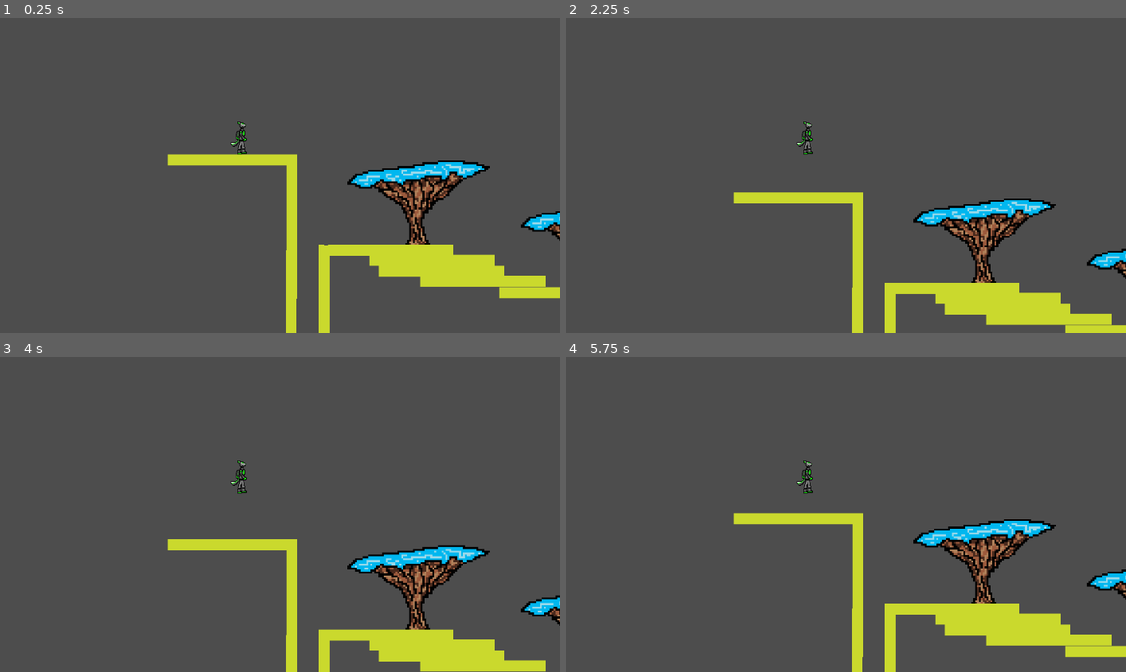
Above: before the commit, frames 1-4 (two rows, left to right).
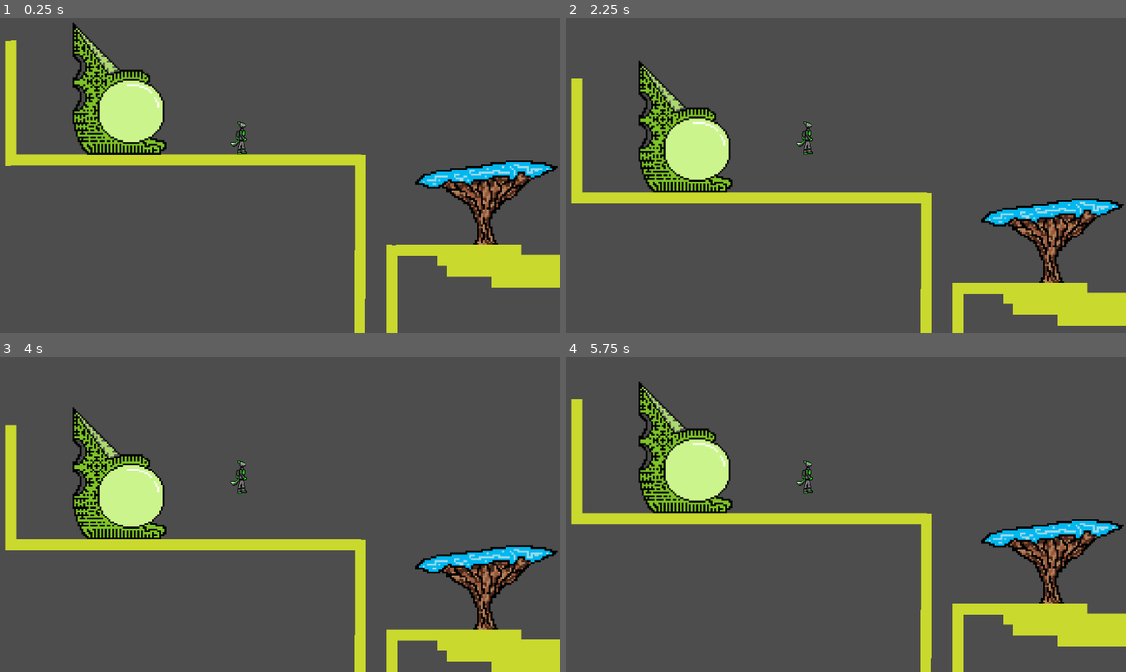
Above: after the commit, the same moments.

Repository: darbysheridan/Teegarden-C
Game: Godot game, scene res://world.tscn
Two runs of this game, one before a commit and one after it. Both use one fixed random seed, a clock stepped at 60 frames per second and the inputs below.
Inputs:
- Up to frame 1 (0.25 s): no input
- Up to frame 2 (2.25 s): tap Enter at 0.5 s; tap Space at 2 s
- Up to frame 3 (4 s): tap Enter at 3.5 s
- Up to frame 4 (5.75 s): tap Space at 5 s

The runs differ from the first frame. In frame 1, 18% of the frame differs, in the area x 0-100%, y 1-100%; in frame 2, 16%; in frame 3, 16%; in frame 4, 17%.

Commit message:
ggg
tttt

Diff:
--- /dev/null
+++ b/teegarden-c/ship.tscn
@@ -0,0 +1,18 @@
+[gd_scene load_steps=3 format=3 uid="uid://btde1roxxet3g"]
+
+[ext_resource type="Texture2D" uid="uid://chg4hl4lo1g7e" path="res://pixil-frame-0 (4).png" id="1_l3rv8"]
+
+[sub_resource type="RectangleShape2D" id="RectangleShape2D_4cq66"]
+size = Vector2(171.5, 240.5)
+
+[node name="StaticBody2D" type="StaticBody2D"]
+
+[node name="Sprite2D" type="Sprite2D" parent="."]
+texture_filter = 1
+position = Vector2(173.5, 170)
+scale = Vector2(3.2700002, 3.2800002)
+texture = ExtResource("1_l3rv8")
+
+[node name="CollisionShape2D" type="CollisionShape2D" parent="."]
+position = Vector2(115.25, 138.75)
+shape = SubResource("RectangleShape2D_4cq66")
--- a/teegarden-c/world.tscn
+++ b/teegarden-c/world.tscn
@@ -1,10 +1,11 @@
-[gd_scene load_steps=6 format=3 uid="uid://dxrvdi2iemn0r"]
+[gd_scene load_steps=7 format=3 uid="uid://dxrvdi2iemn0r"]
 
 [ext_resource type="PackedScene" uid="uid://d0omxfhnibbpp" path="res://Player.tscn" id="1_f3sb7"]
 [ext_resource type="PackedScene" uid="uid://evy0e7jivbae" path="res://platform.tscn" id="1_fj7yv"]
 [ext_resource type="PackedScene" uid="uid://ct5nlu2bm88ev" path="res://tree.tscn" id="3_tlwt5"]
 [ext_resource type="PackedScene" uid="uid://buftqvlp16pqs" path="res://rock_2d.tscn" id="4_aqk2v"]
 [ext_resource type="PackedScene" uid="uid://bt0tnvh2l4iuo" path="res://seedling.tscn" id="5_036b0"]
+[ext_resource type="PackedScene" uid="uid://btde1roxxet3g" path="res://ship.tscn" id="6_dwbse"]
 
 [node name="World" type="Node2D"]
 
@@ -29,7 +30,7 @@
 position = Vector2(1311, 183)
 
 [node name="CharacterBody2D" parent="." instance=ExtResource("1_f3sb7")]
-position = Vector2(-236, 88)
+position = Vector2(-359, 90)
 
 [node name="StaticBody2D3" parent="." instance=ExtResource("3_tlwt5")]
 position = Vector2(-9, 163)
@@ -50,7 +51,7 @@
 position = Vector2(126, 302)
 
 [node name="StaticBody2D7" parent="." instance=ExtResource("1_fj7yv")]
-position = Vector2(201, 320)
+position = Vector2(207, 322)
 
 [node name="StaticBody2D8" parent="." instance=ExtResource("1_fj7yv")]
 position = Vector2(344, 341)
@@ -60,7 +61,7 @@
 rotation = -1.5684475
 
 [node name="StaticBody2D11" parent="." instance=ExtResource("1_fj7yv")]
-position = Vector2(-146, 308)
+position = Vector2(-145, 309.00003)
 rotation = -1.5684475
 scale = Vector2(1.9176979, 0.96037674)
 
@@ -91,3 +92,122 @@
 
 [node name="StaticBody2D17" parent="." instance=ExtResource("1_fj7yv")]
 position = Vector2(1393, 284)
+
+[node name="StaticBody2D20" parent="." instance=ExtResource("1_fj7yv")]
+position = Vector2(1620, 284)
+
+[node name="StaticBody2D21" parent="." instance=ExtResource("1_fj7yv")]
+position = Vector2(1845, 284)
+
+[node name="StaticBody2D22" parent="." instance=ExtResource("5_036b0")]
+position = Vector2(1614, 162)
+
+[node name="Area2D5" parent="." instance=ExtResource("4_aqk2v")]
+position = Vector2(1752, 266)
+scale = Vector2(-0.82407236, 3.3698657)
+
+[node name="Area2D6" parent="." instance=ExtResource("4_aqk2v")]
+position = Vector2(1817, 270)
+scale = Vector2(1, 1.5200024)
+
+[node name="StaticBody2D23" parent="." instance=ExtResource("5_036b0")]
+position = Vector2(1774, 95.999985)
+scale = Vector2(1, 1.5999975)
+
+[node name="Area2D7" parent="." instance=ExtResource("4_aqk2v")]
+position = Vector2(1948, 270)
+
+[node name="StaticBody2D24" parent="." instance=ExtResource("1_fj7yv")]
+position = Vector2(1926, 301)
+
+[node name="StaticBody2D25" parent="." instance=ExtResource("1_fj7yv")]
+position = Vector2(1761, 284)
+
+[node name="StaticBody2D26" parent="." instance=ExtResource("1_fj7yv")]
+position = Vector2(2032, 321)
+
+[node name="StaticBody2D27" parent="." instance=ExtResource("1_fj7yv")]
+position = Vector2(2050, 341)
+
+[node name="StaticBody2D28" parent="." instance=ExtResource("1_fj7yv")]
+position = Vector2(2078, 361)
+
+[node name="StaticBody2D29" parent="." instance=ExtResource("1_fj7yv")]
+position = Vector2(2083, 380)
+
+[node name="StaticBody2D30" parent="." instance=ExtResource("1_fj7yv")]
+position = Vector2(2187, 501.99997)
+rotation = -1.5728728
+
+[node name="StaticBody2D31" parent="." instance=ExtResource("1_fj7yv")]
+position = Vector2(2292, 613)
+
+[node name="StaticBody2D32" parent="." instance=ExtResource("1_fj7yv")]
+position = Vector2(2516, 613)
+
+[node name="StaticBody2D33" parent="." instance=ExtResource("1_fj7yv")]
+position = Vector2(2741, 613)
+
+[node name="StaticBody2D34" parent="." instance=ExtResource("1_fj7yv")]
+position = Vector2(-464, 100)
+
+[node name="StaticBody2D35" parent="." instance=ExtResource("1_fj7yv")]
+position = Vector2(-671, 100)
+
+[node name="StaticBody2D36" parent="." instance=ExtResource("1_fj7yv")]
+position = Vector2(-777.00006, -3.0000002)
+rotation = -1.5741125
+
+[node name="StaticBody2D37" parent="." instance=ExtResource("6_dwbse")]
+position = Vector2(-695, -168)
+
+[node name="Area2D8" parent="." instance=ExtResource("4_aqk2v")]
+position = Vector2(2291, 598)
+
+[node name="StaticBody2D39" parent="." instance=ExtResource("3_tlwt5")]
+position = Vector2(2419, 423.00003)
+rotation = 0.2370523
+scale = Vector2(0.6799951, 1.24)
+
+[node name="StaticBody2D38" parent="." instance=ExtResource("3_tlwt5")]
+position = Vector2(2365, 511)
+
+[node name="StaticBody2D40" parent="." instance=ExtResource("1_fj7yv")]
+position = Vector2(2918, 613)
+
+[node name="Area2D10" parent="." instance=ExtResource("4_aqk2v")]
+position = Vector2(2913, 600)
+
+[node name="Area2D12" parent="." instance=ExtResource("4_aqk2v")]
+position = Vector2(2983, 600)
+
+[node name="StaticBody2D41" parent="." instance=ExtResource("1_fj7yv")]
+position = Vector2(3133, 613)
+
+[node name="StaticBody2D42" parent="." instance=ExtResource("5_036b0")]
+position = Vector2(2968, 491)
+
+[node name="StaticBody2D43" parent="." instance=ExtResource("5_036b0")]
+position = Vector2(3054, 438)
+scale = Vector2(0.98768115, 1.4760702)
+
+[node name="StaticBody2D44" parent="." instance=ExtResource("1_fj7yv")]
+position = Vector2(3354, 613)
+
+[node name="StaticBody2D45" parent="." instance=ExtResource("3_tlwt5")]
+position = Vector2(3317, 512)
+
+[node name="Area2D13" parent="." instance=ExtResource("4_aqk2v")]
+position = Vector2(3179, 598)
+
+[node name="Area2D14" parent="." instance=ExtResource("4_aqk2v")]
+position = Vector2(3226, 599)
+
+[node name="Area2D15" parent="." instance=ExtResource("4_aqk2v")]
+position = Vector2(3280, 598)
+
+[node name="StaticBody2D46" parent="." instance=ExtResource("1_fj7yv")]
+position = Vector2(3521, 633)
+
+[node name="StaticBody2D47" parent="." instance=ExtResource("1_fj7yv")]
+position = Vector2(3657, 652)
Binary file added: teegarden-c/pixil-frame-0 (4).png
Not shown, added: teegarden-c/pixil-frame-0 (4).png.import
